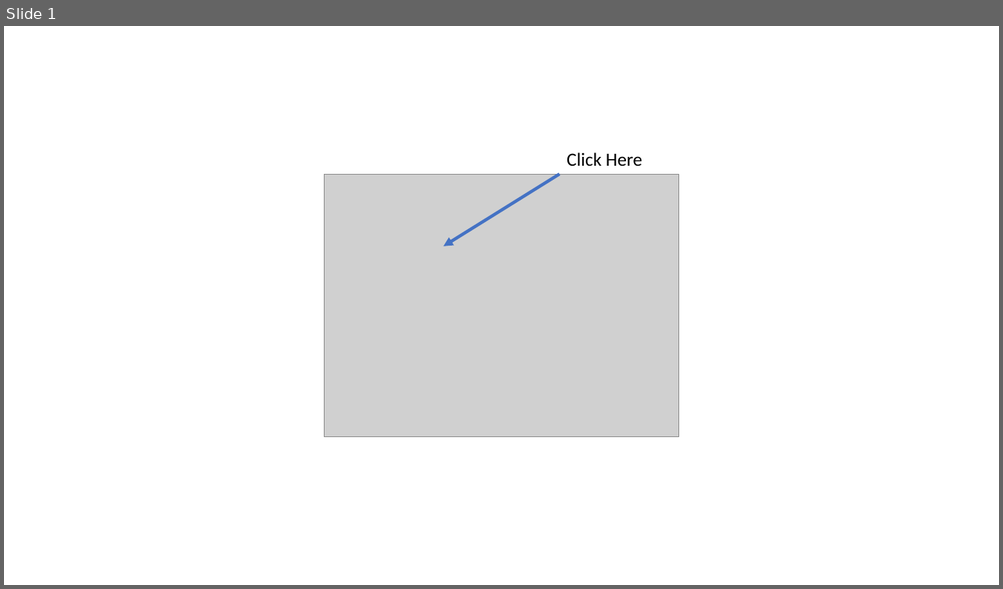
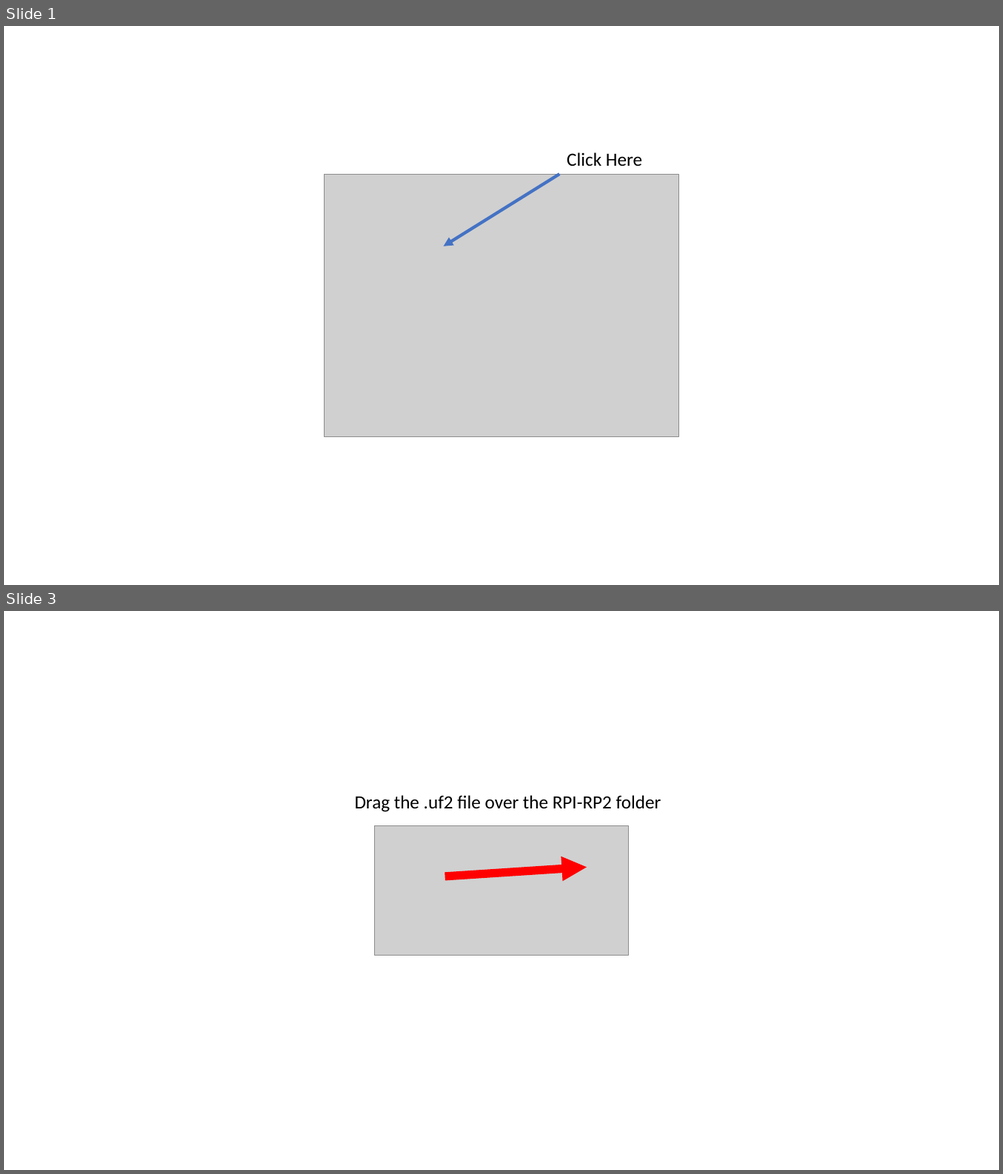
Before and after one commit to dmccreary/moving-rainbow, a slide deck: slides/FIrmware-Upgrade.pptx. Shown one above the other, each under a label of ours: slide 1 before the commit, slides 1 and 3 after it; the slides between them are not shown. The pictures are 1003x589 and 1003x1174 pixels, drawn with LibreOffice and Linux fonts; fonts in the diff are those of the drawing; grey boxes stand for pictures. Boxes give left, top, right and bottom in pixels: in the first picture for what was removed or moved away, otherwise in the second. Text is boxed around its words. In the diff, an @@ line names an element or a change of style, - is before the commit and + after.

```diff
--- a/slides/FIrmware-Upgrade.pptx
+++ b/slides/FIrmware-Upgrade.pptx
@@ slide 3 added at box(4, 611, 999, 1170), background #FFFFFF @@
@@ text added at box(355, 795, 661, 812), 18 pt, text #000000 @@
+Drag the .uf2 file over the RPI-RP2 folder
@@ picture added at box(375, 826, 629, 956) @@
@@ arrow added from (445, 877) to (586, 868), #FF0000 8 pt @@
```
Also in this commit, not shown: 1 other slide added, 2 other files.
